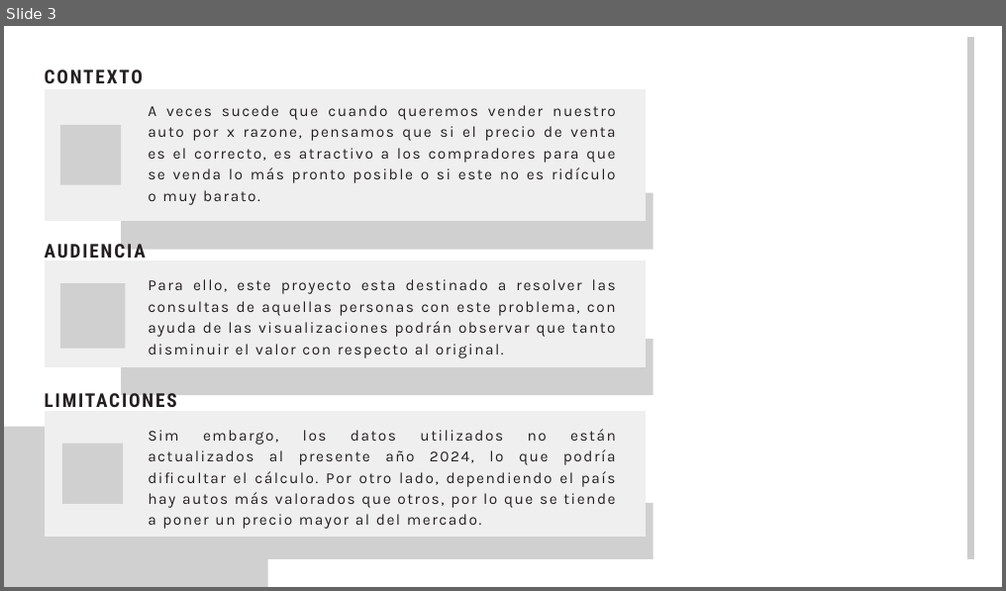
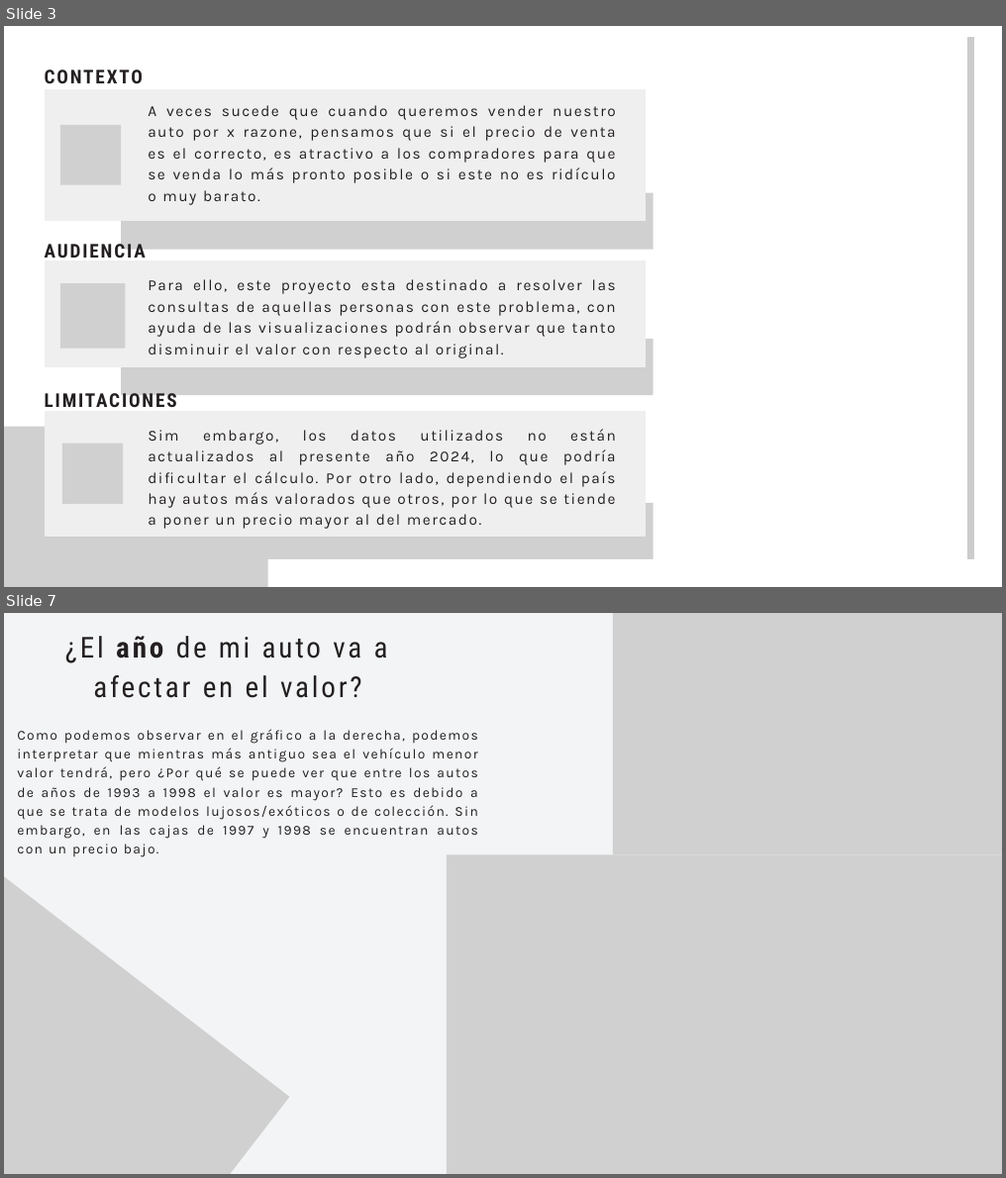
Before and after one commit to emalincic/Primer_Entrega_DS2, a slide deck: Storytelling_DS2.pptx. Shown one above the other, each under a label of ours: slide 3 before the commit, slides 3 and 7 after it; the slides between them are not shown. The pictures are 1006x591 and 1006x1178 pixels, drawn with LibreOffice and Linux fonts; fonts in the diff are those of the drawing; grey boxes stand for pictures; background and template pictures are left out. Boxes give left, top, right and bottom in pixels: in the first picture for what was removed or moved away, otherwise in the second. Text is boxed around its words. In the diff, an @@ line names an element or a change of style, - is before the commit and + after.

```diff
--- a/Storytelling_DS2.pptx
+++ b/Storytelling_DS2.pptx
@@ slide 7 added at (x1=4, y1=613, x2=1002, y2=1174), background #F2F4F5 @@
@@ text added at (x1=65, y1=636, x2=388, y2=698), 41.6 pt, text #231F20 @@
+¿El año de mi auto va a afectar en el valor?
@@ picture added at (x1=613, y1=613, x2=1002, y2=855) @@
@@ picture added at (x1=680, y1=613, x2=1002, y2=855) @@
@@ text added at (x1=17, y1=730, x2=478, y2=858), 19.8 pt, text #231F20 @@
+Como podemos observar en el gráfico a la derecha, podemos interpretar que mientras más antiguo sea el vehículo menor valor tendrá, pero ¿Por qué se puede ver que entre los autos de años de 1993 a 1998 el valor es mayor? Esto es debido a que se trata de modelos lujosos/exóticos o de colección. Sin embargo, en las cajas de 1997 y 1998 se encuentran autos con un precio bajo.
@@ picture added at (x1=4, y1=836, x2=289, y2=1174) @@
@@ picture added at (x1=447, y1=855, x2=1002, y2=1174) @@
```
Also in this commit, not shown: 2 slides changed, 2 other slides added, 1 other file.
